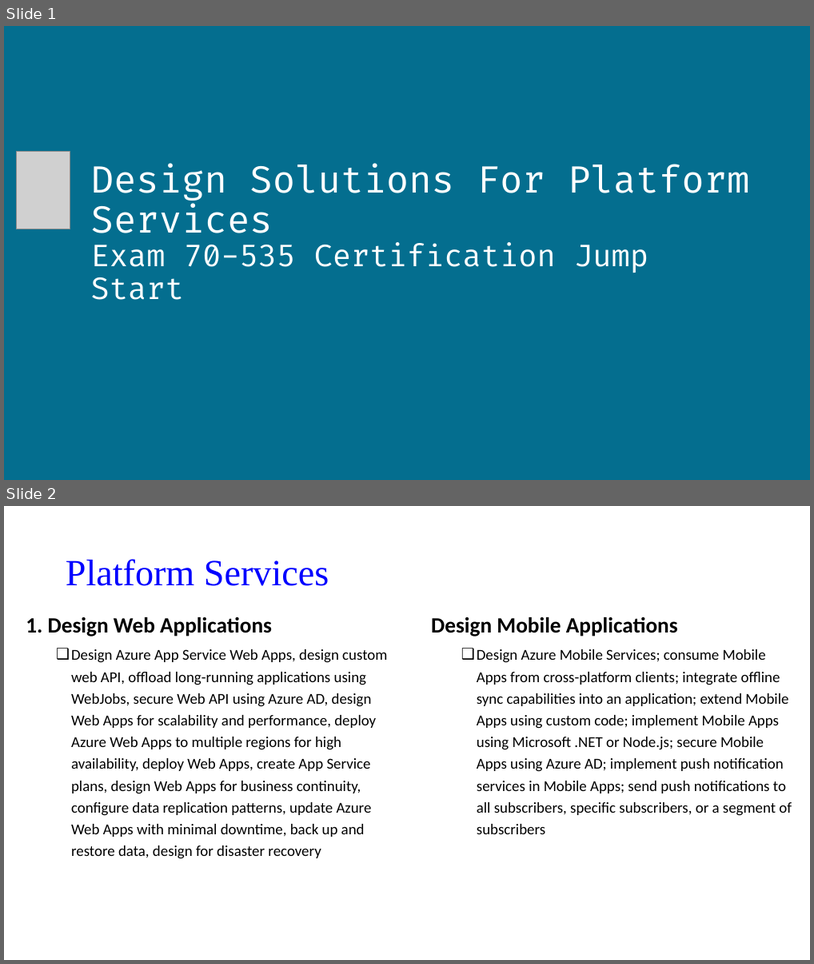
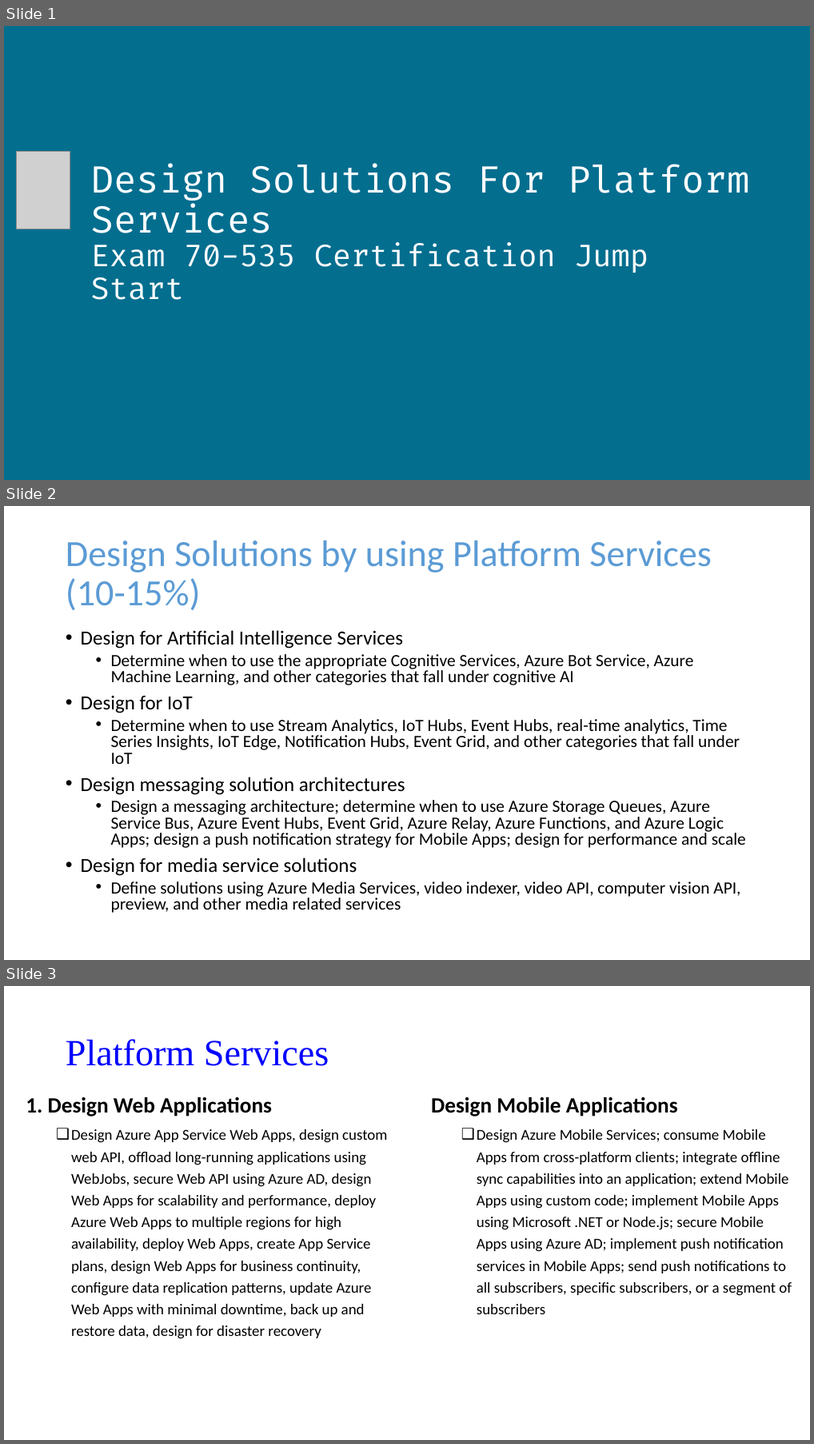
Before and after one commit to guruskill/70-535, a slide deck: Presentations/2018-07-23-CedarRapids/70-535-Design Solutions-by-using-Platform-Services-Part1.pptx. Shown one above the other, each under a label of ours: slides 1 and 2 before the commit, slides 1, 2 and 3 after it. The pictures are 814x964 and 814x1444 pixels, drawn with LibreOffice and Linux fonts; fonts in the diff are those of the drawing; grey boxes stand for pictures. Boxes give left, top, right and bottom in pixels: in the first picture for what was removed or moved away, otherwise in the second. Text is boxed around its words. In the diff, an @@ line names an element or a change of style, - is before the commit and + after.

Commit message:
Updated Platform slides for Cedar Rapids

```diff
--- a/Presentations/2018-07-23-CedarRapids/70-535-Design Solutions-by-using-Platform-Services-Part1.pptx
+++ b/Presentations/2018-07-23-CedarRapids/70-535-Design Solutions-by-using-Platform-Services-Part1.pptx
@@ slide 2 added at (4, 506, 810, 960), background #FFFFFF @@
@@ title added at (66, 540, 712, 610), 44 pt, text #5B9BD5 @@
+Design Solutions by using Platform Services (10-15%)
@@ text added at (81, 630, 746, 912), 20.4 pt, text #000000 @@
+• Design for Artificial Intelligence Services
+  • Determine when to use the appropriate Cognitive Services, Azure Bot Service, Azure Machine Learning, and other categories that fall under cognitive AI
+• Design for IoT
+  • Determine when to use Stream Analytics, IoT Hubs, Event Hubs, real-time analytics, Time Series Insights, IoT Edge, Notification Hubs, Event Grid, and other categories that fall under IoT
+• Design messaging solution architectures
+  • Design a messaging architecture; determine when to use Azure Storage Queues, Azure Service Bus, Azure Event Hubs, Event Grid, Azure Relay, Azure Functions, and Azure Logic Apps; design a push notification strategy for Mobile Apps; design for performance and scale
+• Design for media service solutions
+  • Define solutions using Azure Media Services, video indexer, video API, computer vision API, preview, and other media related services
@@ what was slide 2 is now slide 3 @@
```
Also in this commit, not shown: 2 slides changed.
